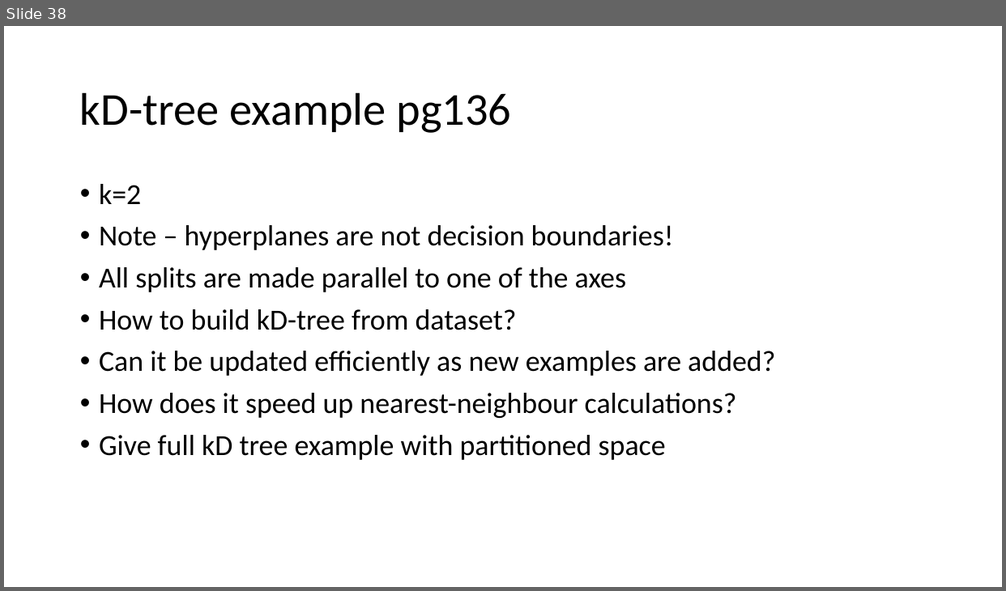
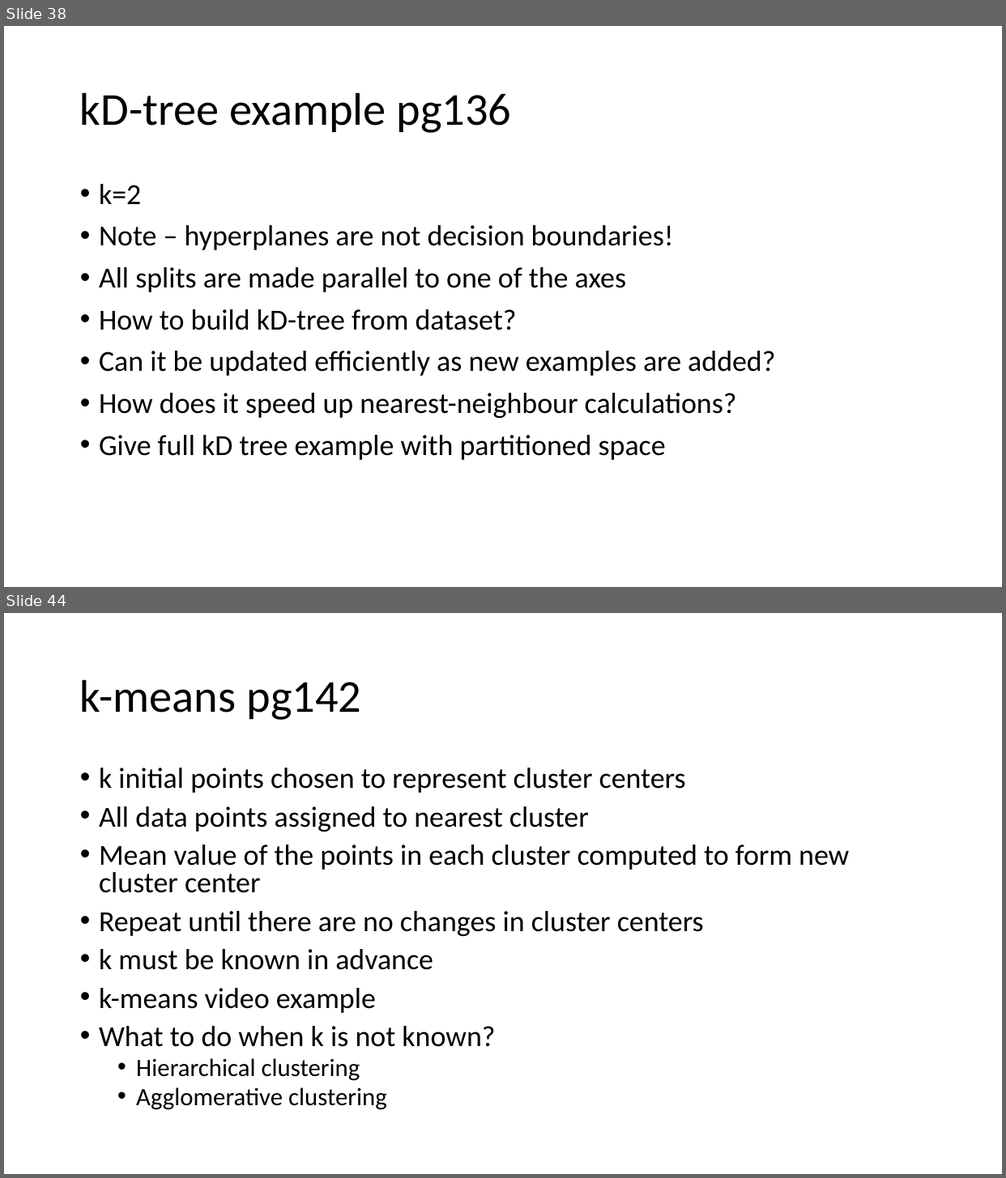
Before and after one commit to russellu/cs405, a slide deck: Lecture_Algorithms.pptx. Shown one above the other, each under a label of ours: slide 38 before the commit, slides 38 and 44 after it; the slides between them are not shown. The pictures are 1006x591 and 1006x1178 pixels, drawn with LibreOffice and Linux fonts; fonts in the diff are those of the drawing. Boxes give left, top, right and bottom in pixels: in the first picture for what was removed or moved away, otherwise in the second. Text is boxed around its words. In the diff, an @@ line names an element or a change of style, - is before the commit and + after.

```diff
--- a/Lecture_Algorithms.pptx
+++ b/Lecture_Algorithms.pptx
@@ slide 44 added at (4,613,1002,1174), background #FFFFFF @@
@@ title added at (80,679,361,720), 44 pt, text #000000 @@
+k-means pg142
@@ text added at (99,768,849,1110), 28 pt, text #000000 @@
+• k initial points chosen to represent cluster centers
+• All data points assigned to nearest cluster
+• Mean value of the points in each cluster computed to form new cluster center
+• Repeat until there are no changes in cluster centers
+• k must be known in advance
+• k-means video example
+• What to do when k is not known?
+  • Hierarchical clustering
+  • Agglomerative clustering
```
Also in this commit, not shown: 2 slides changed, 16 other slides added.
